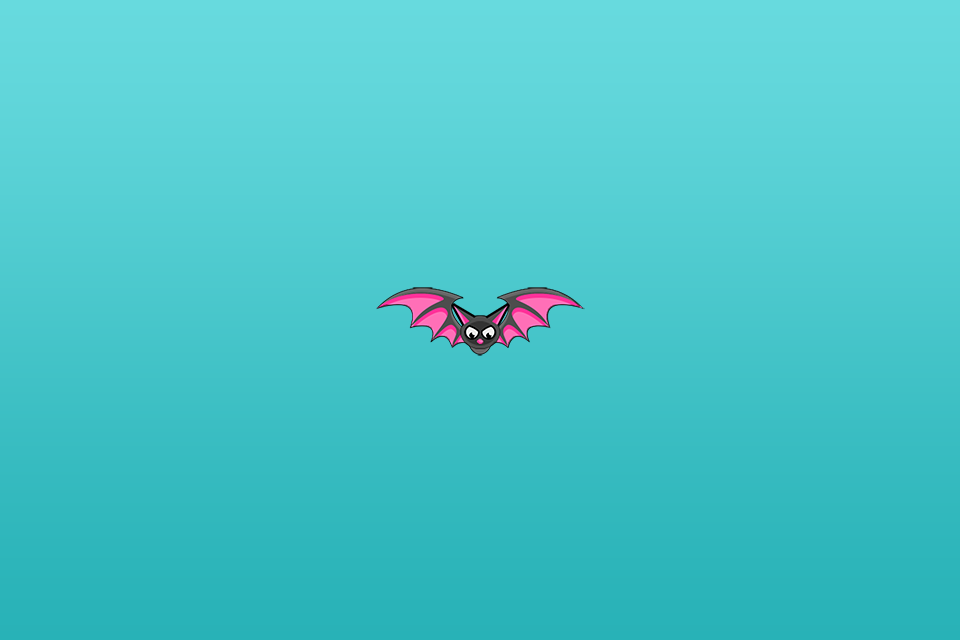
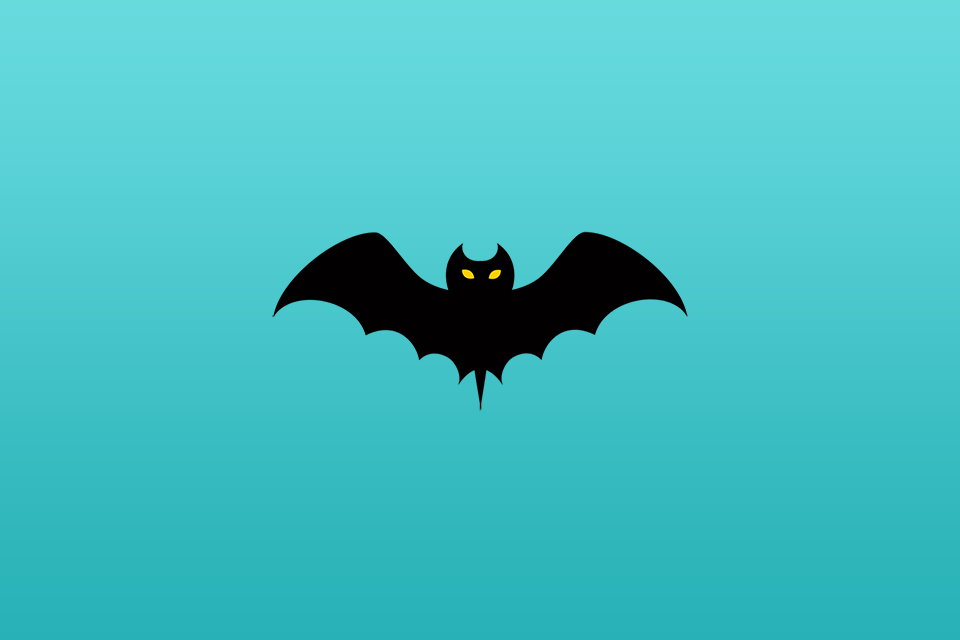
The second 960px x 640px image is a revision of the first. Changes to its layers:
renamed "launch940x640.png" to "launch960x640.png", painted on it over [272,231,688,411]
